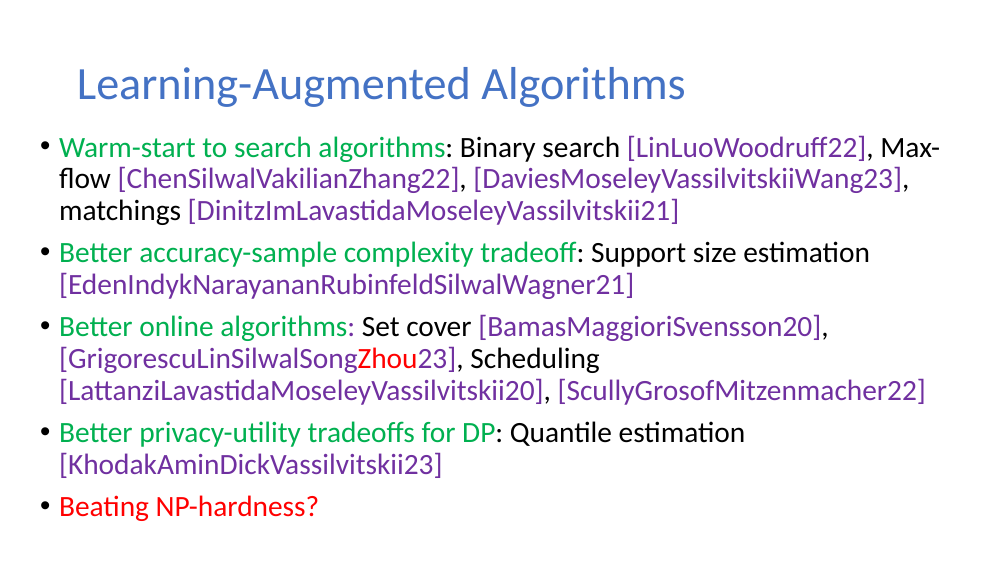
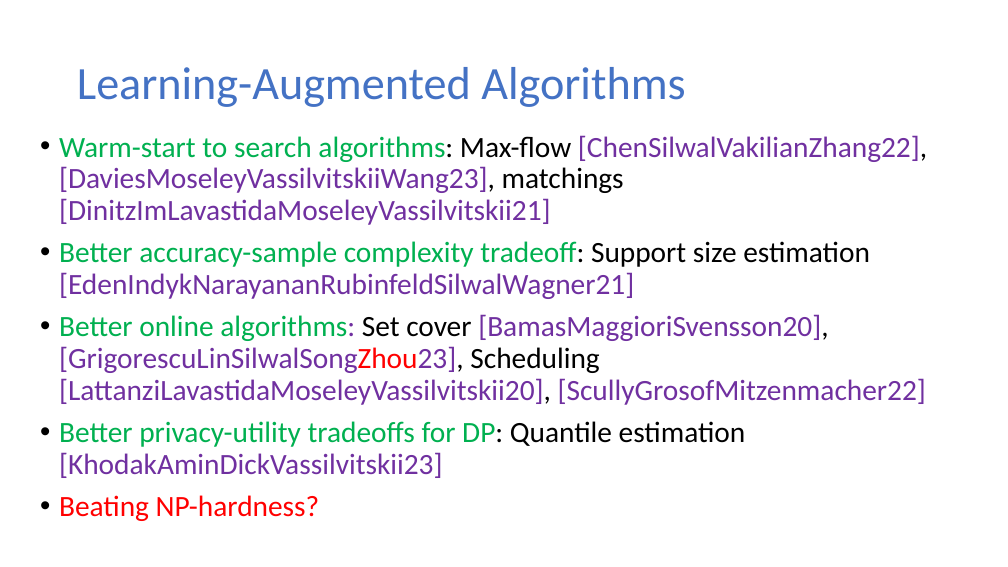
Before and after one commit to samsonzhou/samsonzhou.github.io, a slide deck: slide 7 of other-talks/Learning Augmented Algorithms for k-Means Clustering.pptx. Drawn at 1008x567 pixels with LibreOffice and Linux fonts; fonts in the diff are those of the drawing. Boxes give left, top, right and bottom in pixels: in the first picture for what was removed or moved away, otherwise in the second. Text is boxed around its words. In the diff, an @@ line names an element or a change of style, - is before the commit and + after.

```diff
--- a/other-talks/Learning Augmented Algorithms for k-Means Clustering.pptx
+++ b/other-talks/Learning Augmented Algorithms for k-Means Clustering.pptx
@@ text at [59, 135, 927, 225]: text changed @@
-• Warm-start to search algorithms: Binary search [LinLuoWoodruff22], Max-flow [ChenSilwalVakilianZhang22], [DaviesMoseleyVassilvitskiiWang23], matchings [DinitzImLavastidaMoseleyVassilvitskii21]
+• Warm-start to search algorithms: Max-flow [ChenSilwalVakilianZhang22], [DaviesMoseleyVassilvitskiiWang23], matchings [DinitzImLavastidaMoseleyVassilvitskii21]
```
Also in this commit, not shown: 3 other slides changed, 12 slides added, 1 slide removed, 2 other files.
